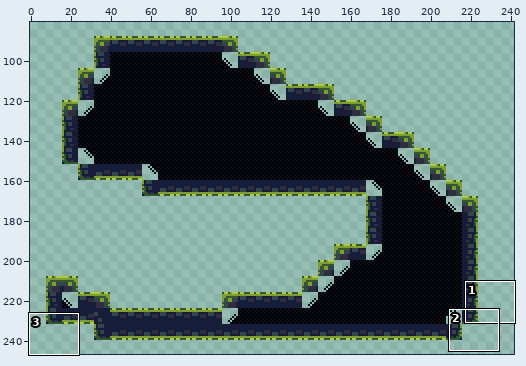
A sprite sheet gets an edit: levels/World1/simplified/Level_1/IntGrid.png. The first picture is a wide view before the edit; the outline marks the close-up.
Close-up. The starting point:
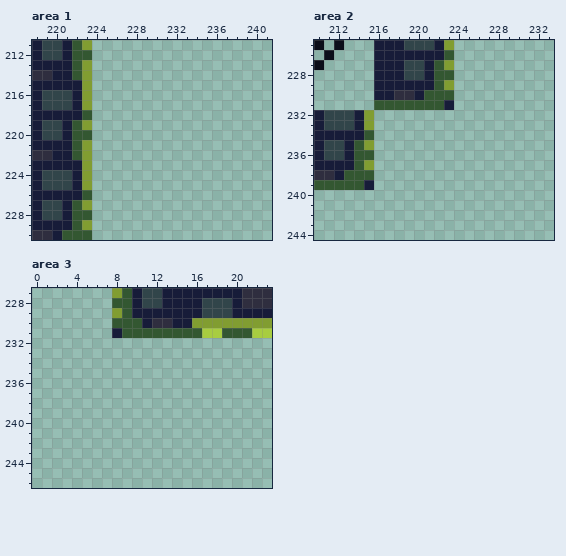
The file is 256x256 pixels. Shown: area 1: x 218..241, y 211..230; area 2: x 210..233, y 225..244; area 3: x 0..23, y 227..246. The wide view leaves out empty margins. The commit also changed other parts of the picture, which this record leaves out.
The same view after the edit:
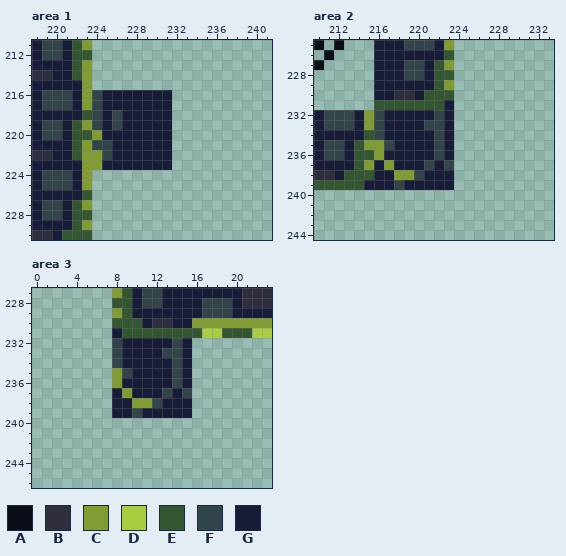
Palette (. is transparent): A #0b0d19  B #2f2e3f  C #819d31  D #a8cd40  E #335731  F #31454a  G #171c39
Changes in this commit:
Area 1:
There is now colour C in row 220 at x 224; in rows 222 to 223 at x 224.
There is now colour F in rows 216 to 217 at x 224; in rows 218 to 219 at x 224 and 226; in row 221 at x 224 to 225; in row 222 at x 225.
There is now colour G in rows 216 to 217 at x 225 to 231; in rows 218 to 219 at x 225 and 227 to 231; in row 220 at x 225 to 231; in rows 221 to 222 at x 226 to 231; in row 223 at x 225 to 231.
Area 2:
There is now colour C in rows 235 to 236 at x 216; in row 237 at x 217; in row 238 at x 218 to 219.
There is now colour F in row 232 at x 216 and 222; in row 233 at x 216 and 221 to 222; in row 234 at x 216 and 222; in row 235 at x 217 and 222; in row 236 at x 222; in row 237 at x 221 and 223.
There is now colour F in row 238 at x 220; in row 239 at x 218.
There is now colour G in row 232 at x 217 to 221 and 223; in row 233 at x 217 to 220 and 223; in row 234 at x 217 to 221 and 223; in row 235 at x 218 to 221 and 223; in row 236 at x 217 to 221 and 223; in row 237 at x 216, 218 to 220 and 222.
There is now colour G in row 238 at x 216 to 217 and 221 to 223; in row 239 at x 216 to 217 and 219 to 223.
Area 3:
There is now colour C in rows 235 to 236 at x 8; in row 237 at x 9; in row 238 at x 10 to 11.
There is now colour F in row 232 at x 8 and 14; in row 233 at x 8 and 13 to 14; in row 234 at x 8 and 14; in row 235 at x 9 and 14; in row 236 at x 14; in row 237 at x 13 and 15.
There is now colour F in row 238 at x 12; in row 239 at x 10.
There is now colour G in row 232 at x 9 to 13 and 15; in row 233 at x 9 to 12 and 15; in row 234 at x 9 to 13 and 15; in row 235 at x 10 to 13 and 15; in row 236 at x 9 to 13 and 15; in row 237 at x 8, 10 to 12 and 14.
There is now colour G in row 238 at x 8 to 9 and 13 to 15; in row 239 at x 8 to 9 and 11 to 15.
Pixel boxes of the changes (left, top, right, bottom) in both close-ups:
added: (92, 90, 172, 170)
added: (374, 110, 454, 190)
added: (112, 338, 192, 418)
